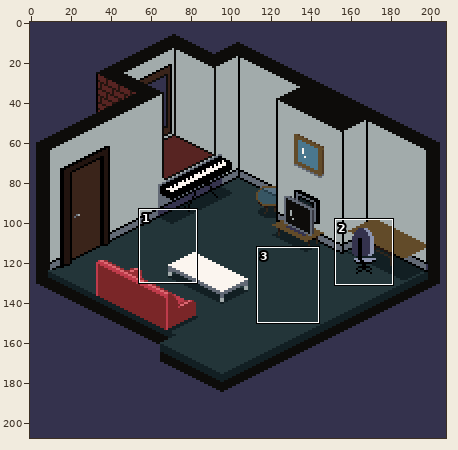
A pixel-art file gets an edit: May_2021/IsometricLivingRoom.aseprite. Above: a wide view before the commit, with the close-up outlined.
Close-up. Before the edit:
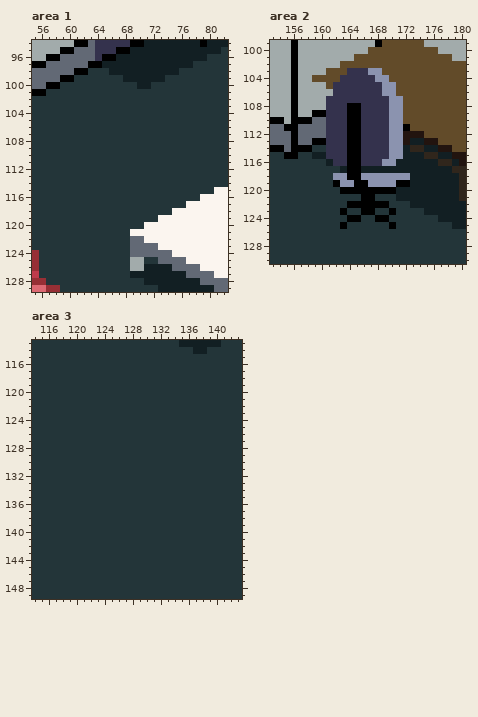
208x208 pixels, 1 frame. Shown: area 1: x 55..82, y 94..129; area 2: x 153..180, y 99..130; area 3: x 114..143, y 113..149.
Once edited:
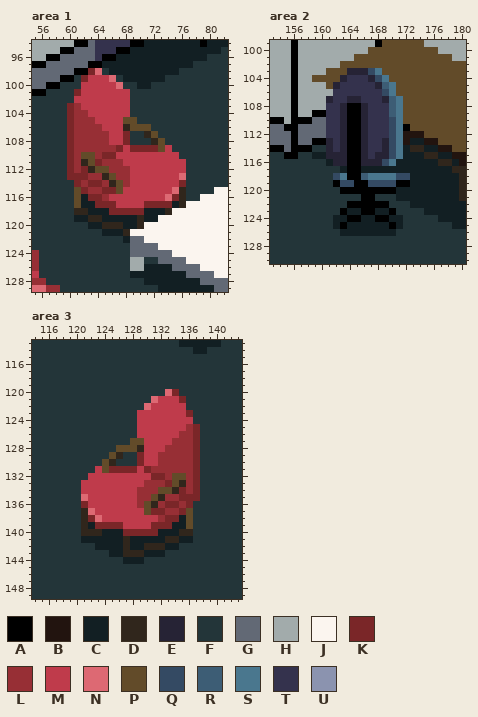
Palette (. is transparent): A #000000  B #22140f  C #121f23  D #30261c  E #262335  F #233539  G #626975  H #a2abab  J #fbf5ef  K #7a2628  L #972f35  M #bf3b4b  N #dd6973  P #624b29  Q #344a63  R #3d5d75  S #4a778e  T #34324d  U #8b93af
Change:
layer "Chair1" added
--- area 1, layer "Chair1"
@@ x 55..82 @@
  97 AAGGGGGGAACCCCCCCCCCCCCFFFFF
- 98 GGGGGGAAFFFCCCCCCCCCCFFFFFFF
- 99 GGGGAAFFFFFFFCCCCCCFFFFFFFFF
-100 GGAAFFFFFFFFFFFCCFFFFFFFFFFF
-101 AAFFFFFFFFFFFFFFFFFFFFFFFFFF
-102 FFFFFFFFFFFFFFFFFFFFFFFFFFFF
-103 FFFFFFFFFFFFFFFFFFFFFFFFFFFF
-104 FFFFFFFFFFFFFFFFFFFFFFFFFFFF
-105 FFFFFFFFFFFFFFFFFFFFFFFFFFFF
-106 FFFFFFFFFFFFFFFFFFFFFFFFFFFF
-107 FFFFFFFFFFFFFFFFFFFFFFFFFFFF
-108 FFFFFFFFFFFFFFFFFFFFFFFFFFFF
-109 FFFFFFFFFFFFFFFFFFFFFFFFFFFF
-110 FFFFFFFFFFFFFFFFFFFFFFFFFFFF
-111 FFFFFFFFFFFFFFFFFFFFFFFFFFFF
-112 FFFFFFFFFFFFFFFFFFFFFFFFFFFF
-113 FFFFFFFFFFFFFFFFFFFFFFFFFFFF
-114 FFFFFFFFFFFFFFFFFFFFFFFFFFFF
-115 FFFFFFFFFFFFFFFFFFFFFFFFFFJJ
-116 FFFFFFFFFFFFFFFFFFFFFFFFJJJJ
-117 FFFFFFFFFFFFFFFFFFFFFFJJJJJJ
-118 FFFFFFFFFFFFFFFFFFFFJJJJJJJJ
-119 FFFFFFFFFFFFFFFFFFJJJJJJJJJJ
-120 FFFFFFFFFFFFFFFFJJJJJJJJJJJJ
-121 FFFFFFFFFFFFFFJJJJJJJJJJJJJJ
-122 FFFFFFFFFFFFFFGGJJJJJJJJJJJJ
+ 98 GGGGGGAAKNFCCCCCCCCCCFFFFFFF
+ 99 GGGGAAFKMMMNFCCCCCCFFFFFFFFF
+100 GGAAFFFMMMMMNFFCCFFFFFFFFFFF
+101 AAFFFFKMMMMMMMFFFFFFFFFFFFFF
+102 FFFFFFMMMMMMMMFFFFFFFFFFFFFF
+103 FFFFFKLMMMMMMMFFFFFFFFFFFFFF
+104 FFFFFKLLMMMMMMFFFFFFFFFFFFFF
+105 FFFFFKLLLMMMMPPFFFFFFFFFFFFF
+106 FFFFFKLLLLMMMDPPPFFFFFFFFFFF
+107 FFFFFKLLLLLMMKFFDPFFFFFFFFFF
+108 FFFFFKLLLLLMMKFFFDPFFFFFFFFF
+109 FFFFFKLLLLLLKMKKKKPMFFFFFFFF
+110 FFFFFKLPPLKKMMMMMMMMMFFFFFFF
+111 FFFFFKLDPKLLLMMMMMMMMMFFFFFF
+112 FFFFFKLKDPPLLLMMMMMMMMFFFFFF
+113 FFFFFKKKLLDPLLMMMMMMMNFFFFFF
+114 FFFFFFKLKKLDPLMMMMMMMKFFFFFF
+115 FFFFFFPKLLKKPMMMMMMMNDFFFFJJ
+116 FFFFFFPCKKLMMMMMMMMNKDFFJJJJ
+117 FFFFFFPCCKKKMMMMKKKKCDJJJJJJ
+118 FFFFFFDDCCCKKKKKCCCDJJJJJJJJ
+119 FFFFFFCCDDCCCCCDCCJJJJJJJJJJ
+120 FFFFFFFFCCDDDCCDJJJJJJJJJJJJ
+121 FFFFFFFFFFCCCDJJJJJJJJJJJJJJ
+122 FFFFFFFFFFFFFCGGJJJJJJJJJJJJ
 123 FFFFFFFFFFFFFFGGGGJJJJJJJJJJ
--- area 2, layer "ChairSarasDesk"
@@ x 159..174 @@
 102 HHHHPPPPPPPPPPPP
-103 HHPPPTTTUUPPPPPP
-104 PPPPTTTTTUUPPPPP
-105 HHPTTTTTTTUUPPPP
-106 HHHTTTTTTTUUPPPP
-107 HHTTTTTTTTTUUPPP
-108 HHTTTAATTTTUUPPP
-109 AATTTAATTTTUUPPP
-110 GGTTTAATTTTUUPPP
-111 GGTTTAATTTTUUAPP
-112 GGTTTAATTTTUUBBB
-113 AATTTAATTTTUUBCC
-114 FFTTTAATTTTUUCDD
-115 CCTTTAATTTTUUCCC
-116 FFCTTAATTTUUCCCC
+103 HHPPPEEEQSPPPPPP
+104 PPPPETTTEQSPPPPP
+105 HHPETTTTTERSPPPP
+106 HHHTTTTTTTQSPPPP
+107 HHETTEETTTERSPPP
+108 HHTTEAAETTTRSPPP
+109 AATTEAAETTTRSPPP
+110 GGTTEAAETTTQSPPP
+111 GGTTEAAETTTQSAPP
+112 GGTTEAAETTTQSBBB
+113 AAETEAAETTEQSBCC
+114 FFETEAAETTEQSCDD
+115 CCEEEAAETEEQSCCC
+116 FFCEEAAEEEQSCCCC
 117 FFFFCAACCCCCCCCC
-118 FFFUUAAUUUUUUUCC
-119 FFFAUUAAUUUUAACC
+118 FFFQSAARSSSSQQCC
+119 FFFAQQAAQQQQAACC
 120 FFFFAAAAAAAACCCC
@@ x 160..173 @@
 122 FFFFAAAAAAFFFC
-123 FFFAFFAAFFAFFF
-124 FFFFAAFFAAFFFF
-125 FFFAFFFFFFAFFF
-126 FFFFFFFFFFFFFF
+123 FFFACCAACCAFFF
+124 FFCCAACCAACCFF
+125 FFCACCCCCCACFF
+126 FFFCCCCCCCCFFF
 127 FFFFFFFFFFFFFF
--- area 3, layer "Chair1"
@@ x 119..139 @@
 119 FFFFFFFFFFFFFFFFFFFFF
-120 FFFFFFFFFFFFFFFFFFFFF
-121 FFFFFFFFFFFFFFFFFFFFF
-122 FFFFFFFFFFFFFFFFFFFFF
-123 FFFFFFFFFFFFFFFFFFFFF
-124 FFFFFFFFFFFFFFFFFFFFF
-125 FFFFFFFFFFFFFFFFFFFFF
-126 FFFFFFFFFFFFFFFFFFFFF
-127 FFFFFFFFFFFFFFFFFFFFF
-128 FFFFFFFFFFFFFFFFFFFFF
-129 FFFFFFFFFFFFFFFFFFFFF
-130 FFFFFFFFFFFFFFFFFFFFF
-131 FFFFFFFFFFFFFFFFFFFFF
-132 FFFFFFFFFFFFFFFFFFFFF
-133 FFFFFFFFFFFFFFFFFFFFF
-134 FFFFFFFFFFFFFFFFFFFFF
-135 FFFFFFFFFFFFFFFFFFFFF
-136 FFFFFFFFFFFFFFFFFFFFF
-137 FFFFFFFFFFFFFFFFFFFFF
-138 FFFFFFFFFFFFFFFFFFFFF
-139 FFFFFFFFFFFFFFFFFFFFF
-140 FFFFFFFFFFFFFFFFFFFFF
-141 FFFFFFFFFFFFFFFFFFFFF
-142 FFFFFFFFFFFFFFFFFFFFF
-143 FFFFFFFFFFFFFFFFFFFFF
-144 FFFFFFFFFFFFFFFFFFFFF
+120 FFFFFFFFFFFFFFNKFFFFF
+121 FFFFFFFFFFFFNMMMKFFFF
+122 FFFFFFFFFFFNMMMMMFFFF
+123 FFFFFFFFFFMMMMMMMKFFF
+124 FFFFFFFFFFMMMMMMMMFFF
+125 FFFFFFFFFFMMMMMMMLKFF
+126 FFFFFFFFFFMMMMMMLLKFF
+127 FFFFFFFFFPPMMMMLLLKFF
+128 FFFFFFFPPPDMMMLLLLKFF
+129 FFFFFFPDFFKMMLLLLLKFF
+130 FFFFFPDFFFKMMLLLLLKFF
+131 FFFFMPKKKKMKLLLLLLKFF
+132 FFFMMMMMMMMMKKLPPLKFF
+133 FFMMMMMMMMMLLLKPDLKFF
+134 FFMMMMMMMMLLLPPDKLKFF
+135 FFNMMMMMMMLLPDLLKKKFF
+136 FFKMMMMMMMLPDLKKLKFFF
+137 FFDNMMMMMMMPKKLLKPFFF
+138 FFDKNMMMMMMMMLKKCPFFF
+139 FFDCKKKKMMMMKKKCCPFFF
+140 FFDDDCCCKKKKKCCCDDFFF
+141 FFCCCCCCDCCCCCDDCCFFF
+142 FFFFCCCCDCCDDDCCFFFFF
+143 FFFFFFCCDDDCCCFFFFFFF
+144 FFFFFFFFCCCFFFFFFFFFF
 145 FFFFFFFFFFFFFFFFFFFFF
Changed places in both close-ups, as pixel boxes (x1, y1, x2, y2):
changed: (67, 68, 186, 243)
changed: (326, 68, 410, 187)
changed: (333, 208, 403, 236)
changed: (81, 389, 200, 564)
